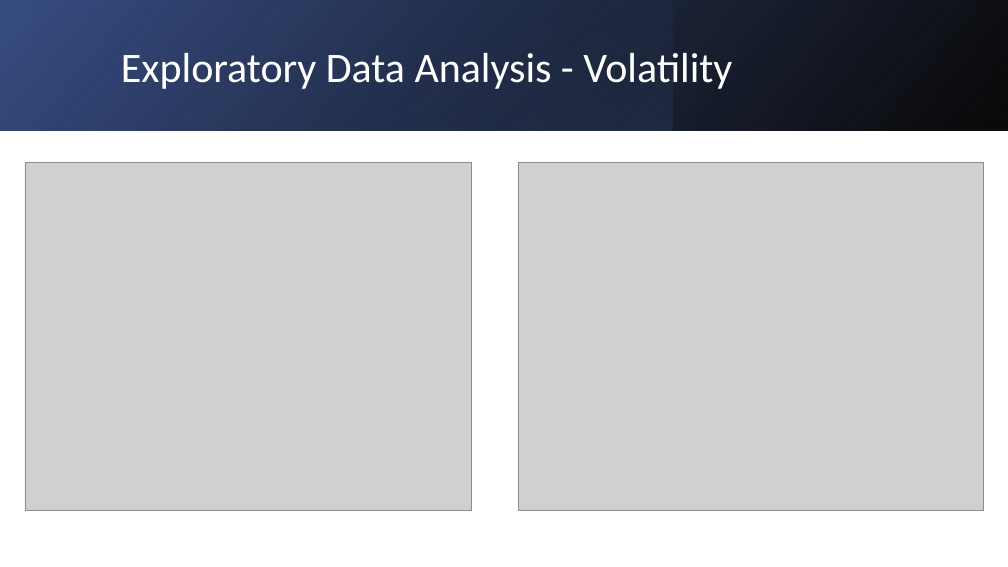
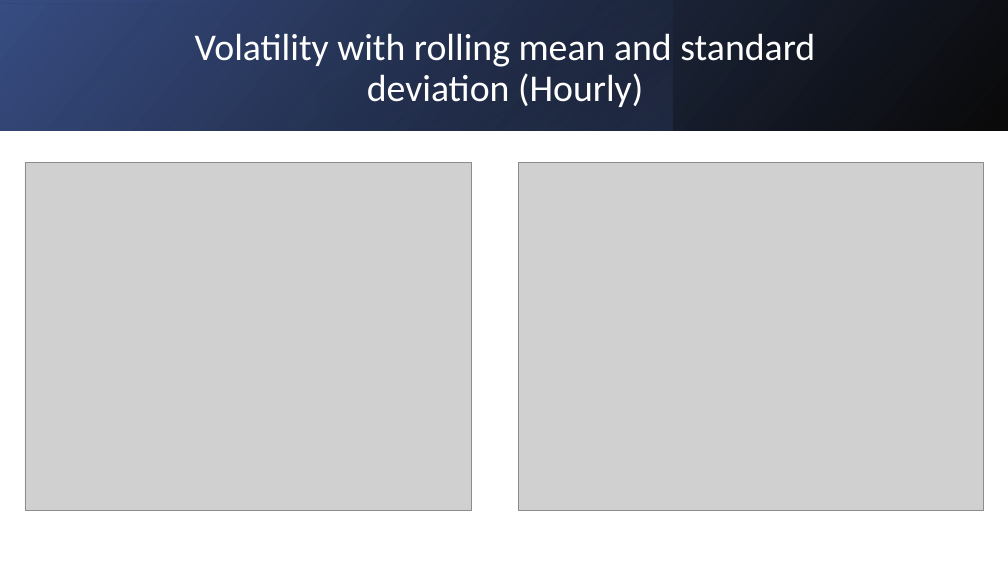
Before and after one commit to Jordanm37/Algo_trading, a slide deck: slide 6 of AE test/Quant_test_presentation_Jordan.pptx (slide 12 before the commit). Drawn at 1008x567 pixels with LibreOffice and Linux fonts; fonts in the diff are those of the drawing; grey boxes stand for pictures. Boxes give left, top, right and bottom in pixels: in the first picture for what was removed or moved away, otherwise in the second. Text is boxed around its words. In the diff, an @@ line names an element or a change of style, - is before the commit and + after.

```diff
--- a/AE test/Quant_test_presentation_Jordan.pptx
+++ b/AE test/Quant_test_presentation_Jordan.pptx
@@ title at [195,33,815,107]: text changed; size 40 to 36 pt @@
-Exploratory Data Analysis - Volatility
+Volatility with rolling mean and standard deviation (Hourly)
```
Also in this commit, not shown: 14 other slides changed, 1 slide added, 1 slide removed, 4 other files.
